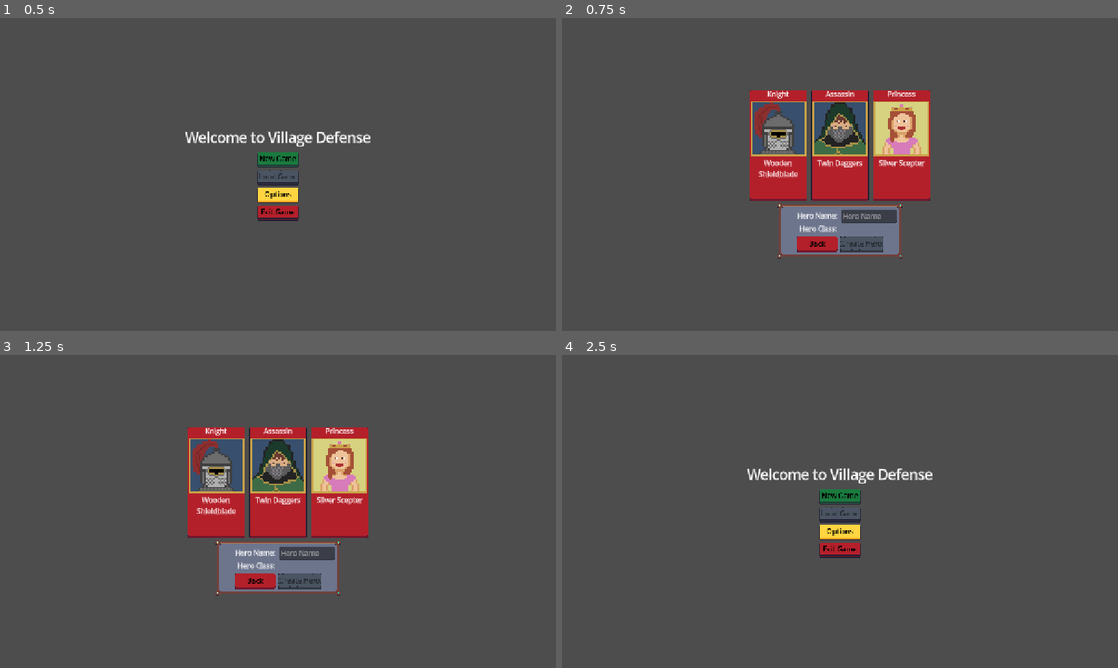
Above: before the commit, frames 1-4 (two rows, left to right).
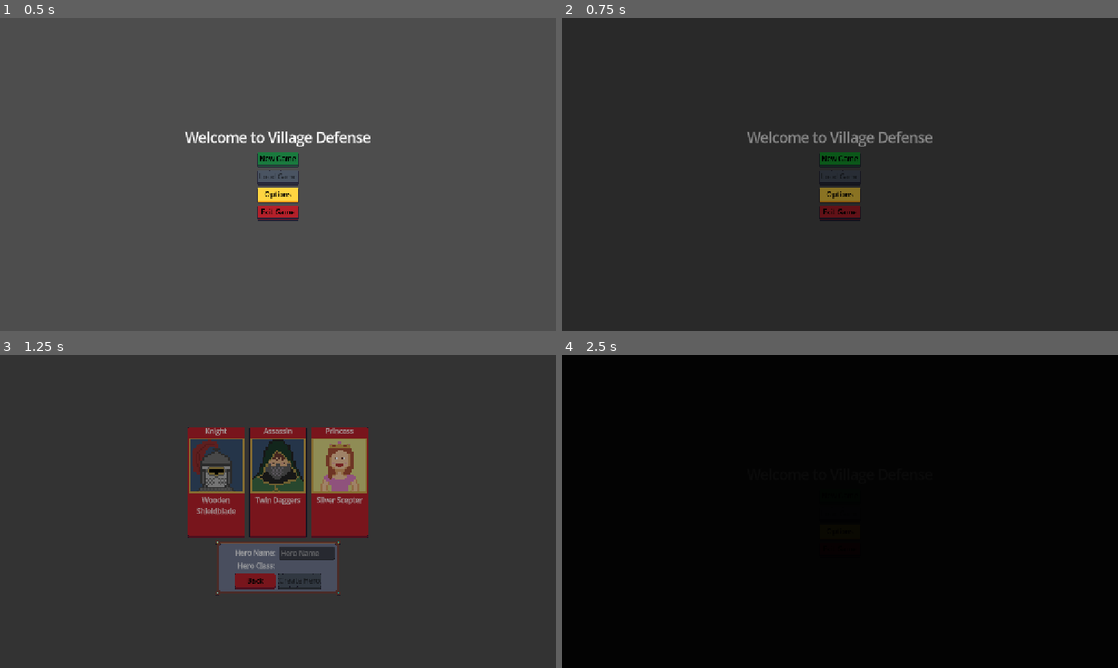
Above: after the commit, the same moments.

Repository: navtges3/PixelValley
Game: Godot game, scene res://scenes/ui/screens/main_menu_screen.tscn
The game is run twice, just before and just after one commit, with the same random seed, the same clock (stepped at 60 frames per second) and the same inputs.
Inputs (mouse positions are in pixels of both pictures, inside the frame that each line leads up to):
- Up to frame 1 (0.5 s): no input
- Up to frame 2 (0.75 s): click "New Game" at 0.5 s
- Up to frame 3 (1.25 s): no input
- Up to frame 4 (2.5 s): click (867, 552) at 1.27 s; type "Alex" at 1.35 s; click "Back" at 2 s

Frame 1 is identical in both runs. In frame 2, 99% of the frame differs, in the area x 0-100%, y 0-100%; in frame 3, 99%; in frame 4, 100%.

Commit message:
Implement screen transition logic and add overworld screen; update UI window behavior to hide on action

Diff:
--- a/autoload/screen_manager.gd
+++ b/autoload/screen_manager.gd
@@ -2,6 +2,9 @@
 
 var _current_screen_name: ScreenName = ScreenName.NONE
 var _history: Array[ScreenName] = []
+
+var _is_transitioning := false
+var _overlay: ColorRect
 
 enum ScreenName {
 	NONE,
@@ -17,6 +20,7 @@
 	DEFEAT,
 	VICTORY,
 	TEST,
+	OVERWORLD,
 }
 
 var SCENE_PATHS := {
@@ -32,28 +36,59 @@
 	ScreenName.DEFEAT: "res://scenes/ui/screens/defeat_screen.tscn",
 	ScreenName.VICTORY: "res://scenes/ui/screens/victory_screen.tscn",
 	ScreenName.TEST: "res://scenes/test/battle_tester.tscn",
+	ScreenName.OVERWORLD: "res://scenes/world/overworld.tscn",
 }
 
+func _ready() -> void:
+	var canvas := CanvasLayer.new()
+	canvas.layer = 100
+	add_child(canvas)
+
+	_overlay = ColorRect.new()
+	_overlay.color = Color(0, 0, 0, 1)
+	_overlay.mouse_filter = Control.MOUSE_FILTER_IGNORE
+	canvas.add_child(_overlay)
+	_overlay.set_anchors_and_offsets_preset(Control.PRESET_FULL_RECT)
+	_overlay.modulate = Color(1, 1, 1, 0)
+
+func _fade(target_alpha: float) -> void:
+	var tween := create_tween()
+	tween.tween_property(_overlay, "modulate:a", target_alpha, 0.4)\
+		.set_ease(Tween.EASE_IN_OUT)
+	await tween.finished
+
 func go_to_screen(screen_name: ScreenName, data = null) -> void:
-	if SCENE_PATHS.has(screen_name):
-		if _current_screen_name != ScreenName.NONE:
-			_history.append(_current_screen_name)
-		call_deferred("_change_scene", SCENE_PATHS[screen_name], data)
-	else:
+	if _is_transitioning:
+		return
+	if not SCENE_PATHS.has(screen_name):
 		push_error("Screen not found: %s" % screen_name)
+		return
+	if _current_screen_name != ScreenName.NONE:
+		_history.append(_current_screen_name)
+	_current_screen_name = screen_name
+	_change_scene.call_deferred(SCENE_PATHS[screen_name], data)
 
-func go_back() -> void:
+func go_back(data = null) -> void:
 	if _history.is_empty():
 		return
 	var previous: ScreenName = _history.pop_back()
-	go_to_screen(previous)
+	_current_screen_name = previous
+	_change_scene.call_deferred(SCENE_PATHS[previous], data)
 
 func _change_scene(path: String, data = null) -> void:
+	_is_transitioning = true
+
+	await _fade(1.0)
+
 	var scene = load(path).instantiate()
-
 	if data != null and scene.has_method("setup"):
 		scene.setup(data)
 
 	get_tree().current_scene.queue_free()
 	get_tree().root.add_child(scene)
 	get_tree().current_scene = scene
+
+	await get_tree().process_frame
+	await _fade(0.0)
+
+	_is_transitioning = false
--- a/project.godot
+++ b/project.godot
@@ -28,11 +28,11 @@
 
 GameState="*res://autoload/game_state.gd"
 SaveManager="*uid://be6fxg7kvv6mj"
-SettingsManager="*res://autoload/settings_manager.gd"
+SettingsManager="*uid://pbuy3m18awm"
 AudioManager="*res://autoload/audio_manager.gd"
-ScreenManager="*res://autoload/screen_manager.gd"
 MonsterLoader="*res://autoload/monster_loader.gd"
 WeaponDatabase="*res://autoload/weapon_database.gd"
+ScreenManager="*uid://ci5rl1jgfmryi"
 
 [display]
 
--- a/scenes/world/player.tscn
+++ b/scenes/world/player.tscn
@@ -147,7 +147,7 @@
 [node name="AnimatedSprite2D" type="AnimatedSprite2D" parent="." unique_id=2050771278]
 sprite_frames = SubResource("SpriteFrames_ebiuu")
 animation = &"walk_up"
-frame_progress = 0.4141223
+frame_progress = 0.47689337
 
 [node name="CollisionShape2D" type="CollisionShape2D" parent="." unique_id=934297636]
 shape = SubResource("RectangleShape2D_hqqc5")
--- a/scripts/ui/windows/load_window.gd
+++ b/scripts/ui/windows/load_window.gd
@@ -41,6 +41,7 @@
 	button.alignment = HORIZONTAL_ALIGNMENT_LEFT
 	button.theme = GREEN_BUTTON
 	button.pressed.connect(func():
+		self.hide()
 		SaveManager.load_game(slot_index)
 		ScreenManager.go_to_screen(ScreenManager.ScreenName.VILLAGE)
 	)
--- a/scripts/ui/windows/new_game_window.gd
+++ b/scripts/ui/windows/new_game_window.gd
@@ -42,6 +42,7 @@
 	button.theme = GREEN_BUTTON
 
 func _slot_button_pressed(slot_index: int) -> void:
+	self.hide()
 	GameState.start_new_game(slot_index)
 	ScreenManager.go_to_screen(ScreenManager.ScreenName.VILLAGE)
 
--- a/scripts/ui/windows/pause_window.gd
+++ b/scripts/ui/windows/pause_window.gd
@@ -9,5 +9,6 @@
 	options_window.popup_centered()
 
 func _on_save_exit_button_pressed() -> void:
+	self.hide()
 	SaveManager.save_game()
 	ScreenManager.go_to_screen(ScreenManager.ScreenName.MAIN_MENU)
